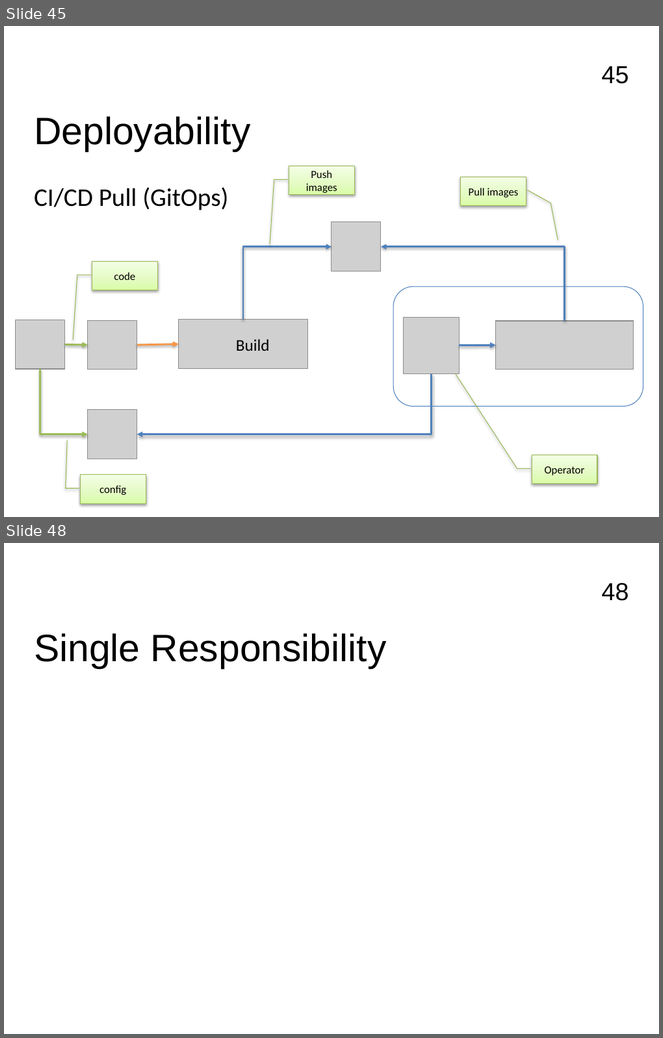
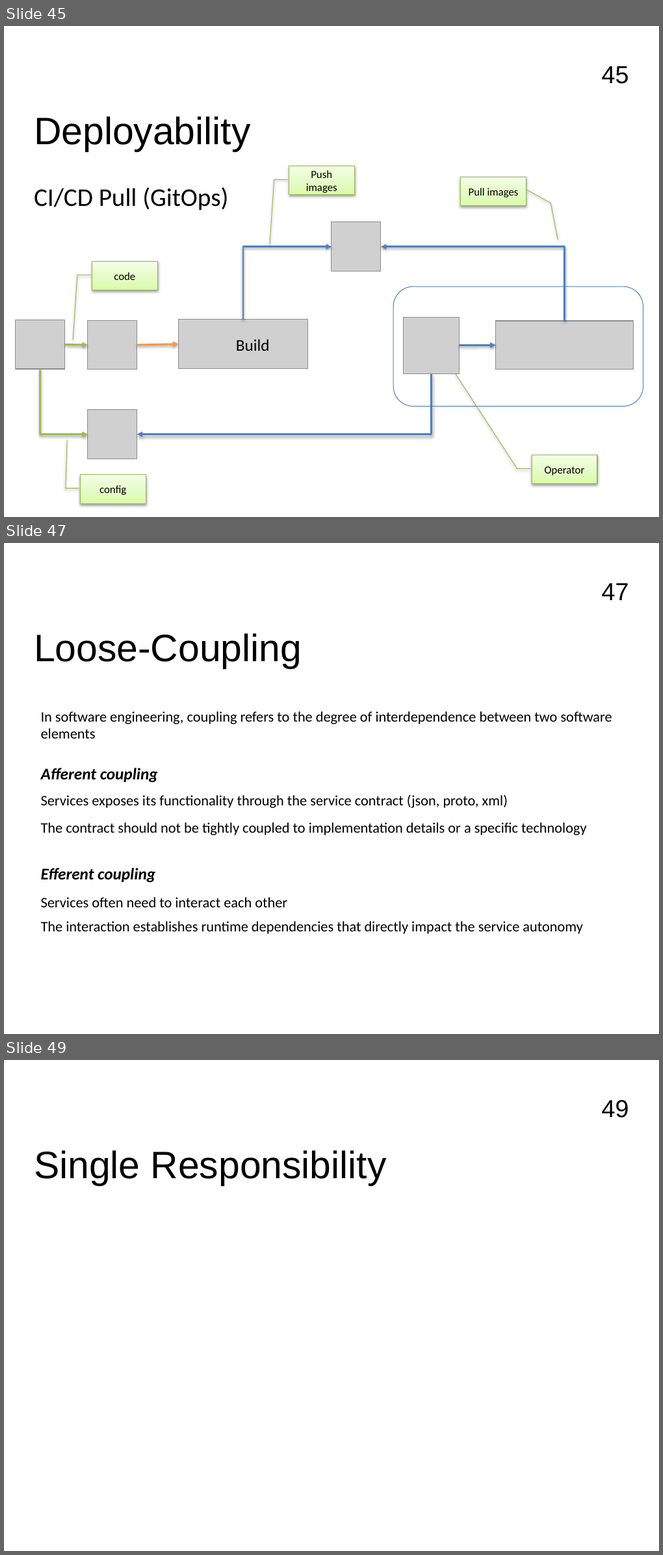
Before and after one commit to FrancoMelandri/SOLID, a slide deck: docs/solid.pptx. Shown one above the other, each under a label of ours: slides 45 and 48 before the commit, slides 45, 47 and 49 after it; the slides between them are not shown. The pictures are 663x1038 and 663x1555 pixels, drawn with LibreOffice and Linux fonts; fonts in the diff are those of the drawing; grey boxes stand for pictures. Boxes give left, top, right and bottom in pixels: in the first picture for what was removed or moved away, otherwise in the second. Text is boxed around its words. In the diff, an @@ line names an element or a change of style, - is before the commit and + after.

Commit message:
introducing loose coupling chapter

```diff
--- a/docs/solid.pptx
+++ b/docs/solid.pptx
@@ slide 47 added at box(4, 543, 659, 1034), background #FFFFFF; not listed: 1 template element that a slide beside it also shows @@
@@ text added at box(34, 633, 302, 668), 42 pt, text #000000 @@
+Loose-Coupling
@@ text added at box(41, 711, 612, 739), 16 pt, text #000000 @@
+In software engineering, coupling refers to the degree of interdependence between two software elements
@@ text added at box(41, 768, 158, 783), 18 pt, text #000000, bold, italic @@
+Afferent coupling
@@ text added at box(41, 795, 508, 808), 16 pt, text #000000 @@
+Services exposes its functionality through the service contract (json, proto, xml)
@@ text added at box(41, 823, 586, 835), 16 pt, text #000000 @@
+The contract should not be tightly coupled to implementation details or a specific technology
@@ text added at box(41, 868, 155, 883), 18 pt, text #000000, bold, italic @@
+Efferent coupling
@@ text added at box(41, 897, 287, 908), 16 pt, text #000000 @@
+Services often need to interact each other
@@ text added at box(41, 921, 583, 934), 16 pt, text #000000 @@
+The interaction establishes runtime dependencies that directly impact the service autonomy
@@ what was slide 48 is now slide 49 @@
@@ page number at box(602, 1100, 629, 1118): text changed @@
-48
+49
```
Also in this commit, not shown: 2 other slides added, 2 slides removed.
